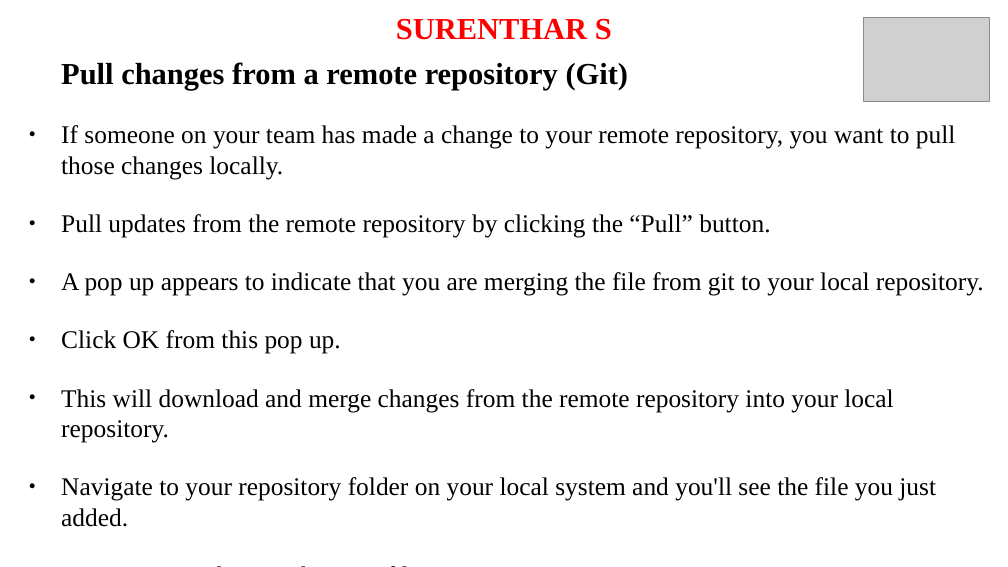
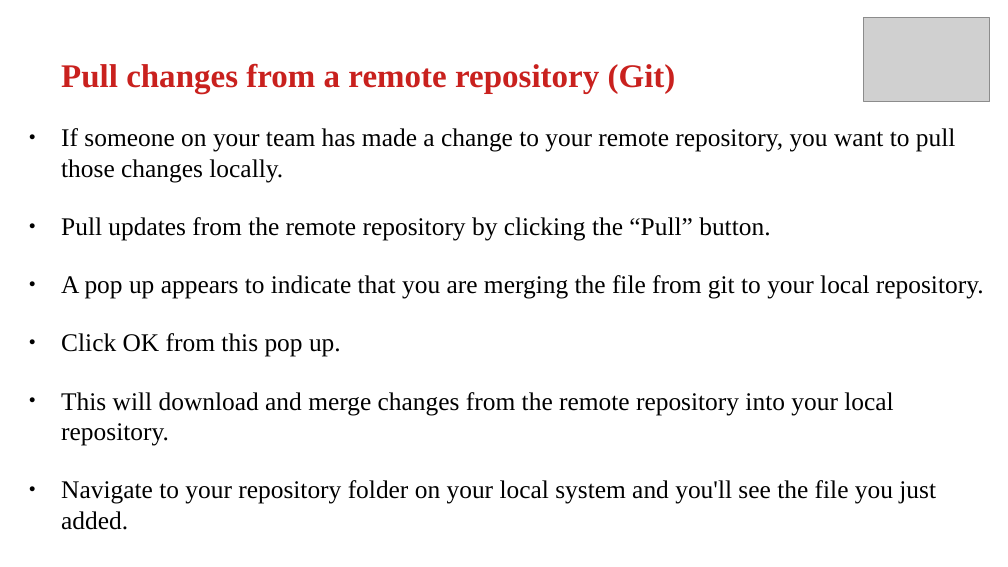
Before and after one commit to anubhavAnora/presentation, a slide deck: slide 5 of Presentation.odp. Drawn at 1008x567 pixels with LibreOffice and Linux fonts; fonts in the diff are those of the drawing; grey boxes stand for pictures. Boxes give left, top, right and bottom in pixels: in the first picture for what was removed or moved away, otherwise in the second. Text is boxed around its words. In the diff, an @@ line names an element or a change of style, - is before the commit and + after.

```diff
--- a/Presentation.odp
+++ b/Presentation.odp
@@ title removed at [396, 18, 612, 40] @@
-SURENTHAR S
@@ text at [61, 63, 676, 94]: size 24 to 26 pt, text colour #000000 to #C9211E in "Pull changes from a remote repository (Git)" @@
```
Also in this commit, not shown: 13 other slides changed.
